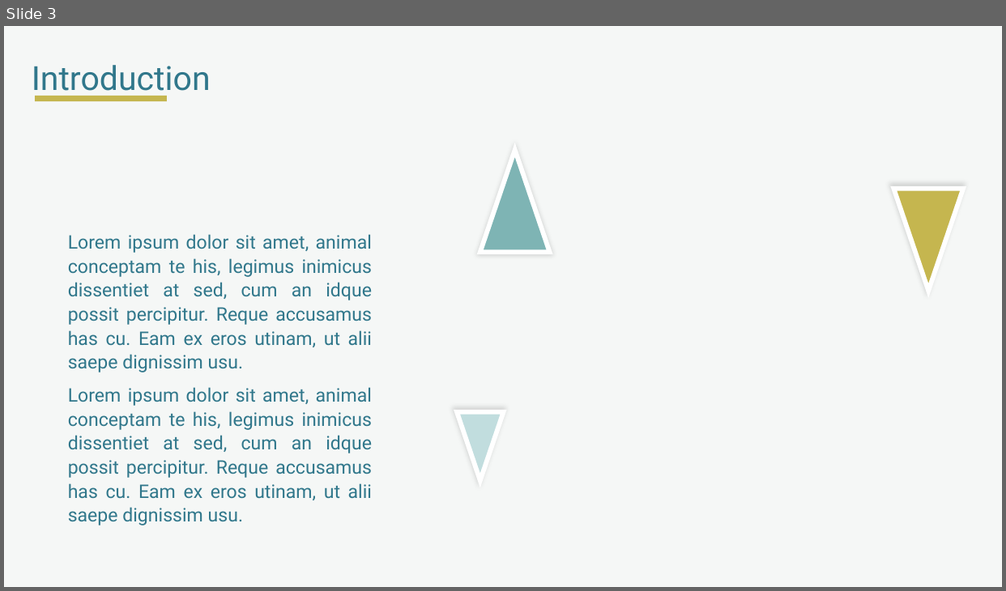
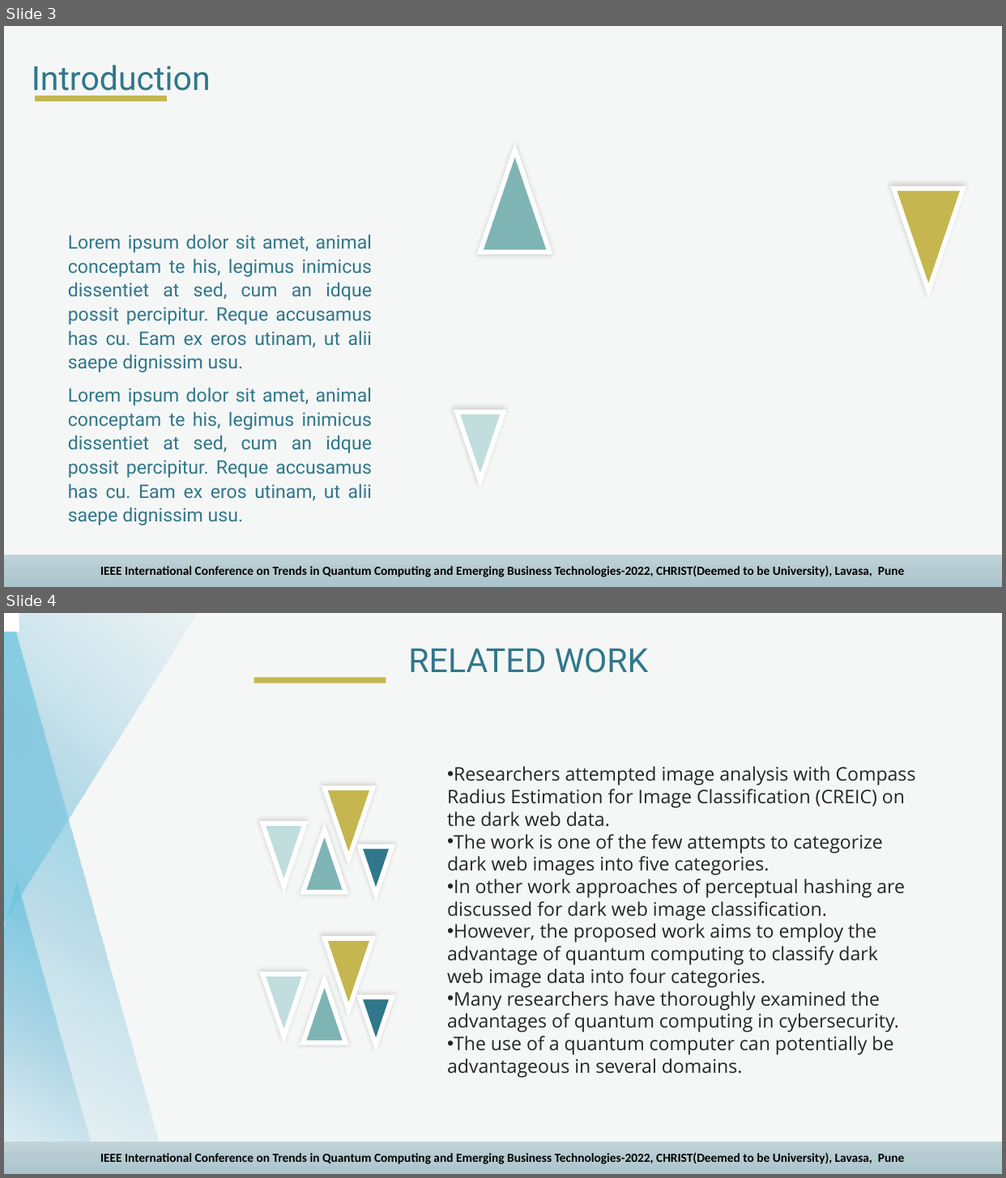
Before and after one commit to Winter-Soren/ConferencePaper-CHRIST-University, a slide deck: PPT/Morph PPT slides.pptx. Shown one above the other, each under a label of ours: slide 3 before the commit, slides 3 and 4 after it. The pictures are 1006x591 and 1006x1178 pixels, drawn with LibreOffice and Linux fonts; fonts in the diff are those of the drawing. Boxes give left, top, right and bottom in pixels: in the first picture for what was removed or moved away, otherwise in the second. Text is boxed around its words. In the diff, an @@ line names an element or a change of style, - is before the commit and + after.

```diff
--- a/PPT/Morph PPT slides.pptx
+++ b/PPT/Morph PPT slides.pptx
@@ slide 4 added at (4, 613, 1002, 1174), background #FFFFFF; not listed: 2 template elements that a slide beside it also shows @@
@@ triangle added at (4, 613, 168, 1174), fill gradient #5ACDE8 to #7FC1DB to #D4EAF3 @@
@@ triangle added at (4, 613, 228, 979), fill gradient #5ACDE8 to #7FC1DB to #D4EAF3 @@
@@ rectangle added at (4, 613, 19, 631), fill #FFFFFF @@
@@ text added at (408, 648, 649, 673), 32 pt, text #30778B @@
+RELATED WORK
@@ rectangle added at (254, 677, 386, 683), fill #C5B64F @@
@@ text added at (447, 766, 916, 1078), 18 pt, text #252525 @@
+• Researchers attempted image analysis with Compass Radius Estimation for Image Classification (CREIC) on the dark web data.
+• The work is one of the few attempts to categorize dark web images into five categories.
+• In other work approaches of perceptual hashing are discussed for dark web image classification.
+• However, the proposed work aims to employ the advantage of quantum computing to classify dark web image data into four categories.
+• Many researchers have thoroughly examined the advantages of quantum computing in cybersecurity.
+• The use of a quantum computer can potentially be advantageous in several domains.
@@ triangle added at (325, 788, 373, 859), fill #C5B64F, outline #FFFFFF 4.5 pt @@
@@ triangle added at (262, 824, 305, 885), fill #C1DDDE, outline #FFFFFF 4.5 pt @@
@@ triangle added at (304, 830, 346, 892), fill #7EB4B4, outline #FFFFFF 4.5 pt @@
@@ triangle added at (360, 846, 393, 895), fill #30778B, outline #FFFFFF 4.5 pt @@
@@ triangle added at (4, 882, 104, 1174), fill gradient #5ACDE8 to #7FC1DB to #D4EAF3 @@
@@ triangle added at (325, 939, 373, 1010), fill #C5B64F, outline #FFFFFF 4.5 pt @@
@@ triangle added at (262, 974, 305, 1037), fill #C1DDDE, outline #FFFFFF 4.5 pt @@
@@ triangle added at (304, 981, 346, 1043), fill #7EB4B4, outline #FFFFFF 4.5 pt @@
@@ triangle added at (360, 997, 393, 1045), fill #30778B, outline #FFFFFF 4.5 pt @@
@@ slide 3 changed as well @@
@@ rectangle added at (4, 555, 1002, 587), fill gradient #C1D4D9 to #B5CBD1 to #AAC5CC, 12 pt, text #000000, bold @@
+IEEE International Conference on Trends in Quantum Computing and Emerging Business Technologies-2022, CHRIST(Deemed to be University), Lavasa, Pune
```
Also in this commit, not shown: 14 other slides changed, 1 slide removed.
